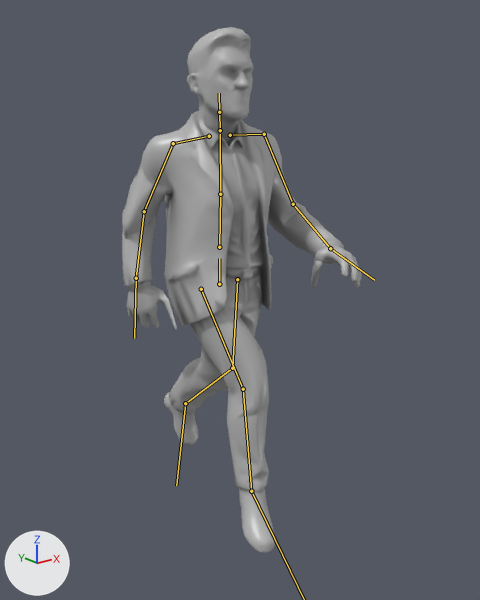
The glTF model app/story/models/vecino.glb: old version first, new version second.
Both versions are drawn from a 50 mm camera at (-1.478, -2.004, 1.597) aimed at (0.071, -0.068, 0.822). The lights are fixed; the arrows at lower left show +X, +Y and +Z. The first picture is the older version. Both versions are drawn at frame 20 of the action 'Walk'; the numbers are the values there. The bones that bend it are drawn over the model as lines.

Names of what the first picture shows: 'Vecino'.
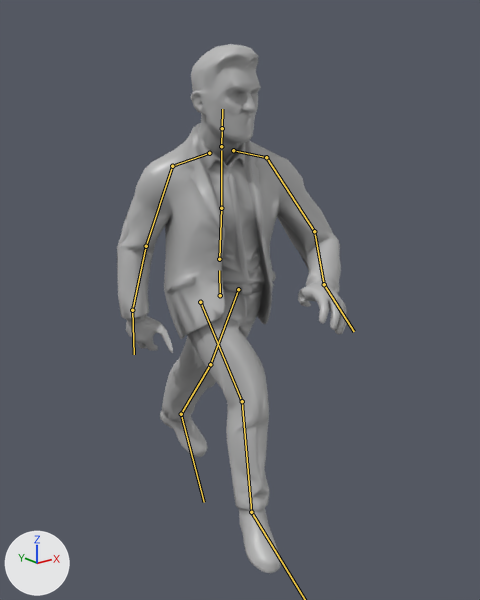
Where the change shows, as pixel boxes (x1, y1, x2, y2) in the pictures (480 x 600 px):
'Vecino', posed
    before: (122, 27, 361, 553)
    after: (117, 44, 347, 573)
bone 'hips', root to tip
    before: (219, 284) to (219, 258)
    after: (220, 295) to (219, 270)
bone 'spine', root to tip
    before: (219, 247) to (220, 194)
    after: (219, 259) to (221, 208)
bone 'chest', root to tip
    before: (220, 194) to (220, 134)
    after: (221, 208) to (221, 150)
bone 'neck', root to tip
    before: (220, 130) to (219, 112)
    after: (221, 146) to (222, 128)
bone 'head', root to tip
    before: (219, 112) to (219, 93)
    after: (222, 128) to (222, 109)
bone 'shoulder.L', root to tip
    before: (230, 135) to (264, 134)
    after: (233, 150) to (266, 157)
bone 'upper_arm.L', root to tip
    before: (264, 134) to (293, 204)
    after: (266, 157) to (314, 231)
bone 'forearm.L', root to tip
    before: (293, 204) to (330, 248)
    after: (314, 231) to (324, 284)
bone 'hand.L', root to tip
    before: (330, 248) to (374, 280)
    after: (324, 284) to (354, 331)
bone 'shoulder.R', root to tip
    before: (209, 136) to (173, 143)
    after: (209, 153) to (172, 166)
bone 'upper_arm.R', root to tip
    before: (173, 143) to (144, 211)
    after: (172, 166) to (146, 246)
bone 'forearm.R', root to tip
    before: (144, 211) to (136, 278)
    after: (146, 246) to (132, 310)
bone 'hand.R', root to tip
    before: (136, 278) to (134, 338)
    after: (132, 310) to (134, 354)
bone 'thigh.L', root to tip
    before: (237, 279) to (232, 368)
    after: (238, 289) to (210, 364)
bone 'shin.L', root to tip
    before: (232, 368) to (185, 403)
    after: (210, 364) to (181, 414)
bone 'foot.L', root to tip
    before: (185, 403) to (176, 485)
    after: (181, 414) to (204, 502)
bone 'thigh.R', root to tip
    before: (201, 289) to (243, 389)
    after: (200, 302) to (242, 401)
bone 'shin.R', root to tip
    before: (243, 389) to (251, 491)
    after: (242, 401) to (251, 512)

Edits to the bpy script that builds the scene:
```text
Change bone_hips:
    where bone_hips = bpy.data.objects['Skeleton'].pose.bones['hips']
    bone_hips.location: (0.009, -0.03, 0.029) -> (0.008, -0.076, 0.031)
    bone_hips.rotation_quaternion: (0.997, -0.007, 0.077, -0.01) -> (0.998, 0.014, 0.053, 0.013)  # degrees (-1, 9, -1) -> degrees (2, 6, 2)
Change bone_spine:
    where bone_spine = bpy.data.objects['Skeleton'].pose.bones['spine']  # child of 'hips'
    bone_spine.rotation_quaternion: (0.997, 0.033, -0.06, 0.018) -> (0.991, 0.054, -0.125, 0.011)  # degrees (4, -7, 2) -> degrees (6, -14, 0)
Change bone_chest:
    where bone_chest = bpy.data.objects['Skeleton'].pose.bones['chest']  # child of 'spine'
    bone_chest.rotation_quaternion: (0.999, -0.023, -0.041, -0.001) -> (0.997, 0.019, -0.068, 0.024)  # degrees (-3, -5, 0) -> degrees (2, -8, 3)
Change bone_neck:
    where bone_neck = bpy.data.objects['Skeleton'].pose.bones['neck']  # child of 'chest'
    bone_neck.rotation_quaternion: (0.999, -0.039, 0.0, -0.019) -> (0.999, -0.002, 0.046, -0.005)  # degrees (-4, 0, -2) -> degrees (0, 5, -1)
Change bone_head:
    where bone_head = bpy.data.objects['Skeleton'].pose.bones['head']  # child of 'neck'
    bone_head.rotation_quaternion: (1.0, 0.001, 0.002, -0.003) -> (0.993, -0.048, 0.104, -0.038)  # degrees (0, 0, 0) -> degrees (-6, 12, -5)
Change bone_shoulder_l:
    where bone_shoulder_l = bpy.data.objects['Skeleton'].pose.bones['shoulder.L']  # child of 'chest'
    bone_shoulder_l.rotation_quaternion: (0.993, 0.003, 0.069, -0.101) -> (0.99, -0.14, 0.028, 0.014)  # degrees (0, 8, -12) -> degrees (-16, 3, 1)
Change bone_upper_arm_l:
    where bone_upper_arm_l = bpy.data.objects['Skeleton'].pose.bones['upper_arm.L']  # child of 'shoulder.L'
    bone_upper_arm_l.rotation_quaternion: (0.998, 0.063, -0.001, -0.005) -> (0.919, -0.069, 0.282, -0.267)  # degrees (7, 0, -1) -> degrees (-18, 29, -37)
Change bone_forearm_l:
    where bone_forearm_l = bpy.data.objects['Skeleton'].pose.bones['forearm.L']  # child of 'upper_arm.L'
    bone_forearm_l.rotation_quaternion: (0.841, -0.499, 0.0, -0.209) -> (0.883, -0.432, 0.0, -0.182)  # degrees (-59, -12, -21) -> degrees (-51, -9, -19)
Change bone_hand_l:
    where bone_hand_l = bpy.data.objects['Skeleton'].pose.bones['hand.L']  # child of 'forearm.L'
    bone_hand_l.rotation_quaternion: (0.975, -0.112, 0.146, -0.122) -> (0.989, 0.049, 0.009, -0.142)  # degrees (-15, 15, -16) -> degrees (5, 2, -16)
Change bone_shoulder_r:
    where bone_shoulder_r = bpy.data.objects['Skeleton'].pose.bones['shoulder.R']  # child of 'chest'
    bone_shoulder_r.rotation_quaternion: (0.993, -0.072, 0.002, -0.094) -> (0.985, -0.151, -0.022, -0.084)  # degrees (-8, -1, -11) -> degrees (-17, -4, -9)
Change bone_upper_arm_r:
    where bone_upper_arm_r = bpy.data.objects['Skeleton'].pose.bones['upper_arm.R']  # child of 'shoulder.R'
    bone_upper_arm_r.rotation_quaternion: (0.947, 0.263, -0.048, -0.178) -> (0.969, 0.087, -0.226, 0.045)  # degrees (31, 0, -21) -> degrees (10, -26, 3)
Change bone_forearm_r:
    where bone_forearm_r = bpy.data.objects['Skeleton'].pose.bones['forearm.R']  # child of 'upper_arm.R'
    bone_forearm_r.rotation_quaternion: (0.963, -0.25, 0.0, 0.105) -> (0.997, -0.072, 0.0, 0.03)  # degrees (-29, 3, 12) -> degrees (-8, 0, 3)
Change bone_hand_r:
    where bone_hand_r = bpy.data.objects['Skeleton'].pose.bones['hand.R']  # child of 'forearm.R'
    bone_hand_r.rotation_quaternion: (0.962, -0.012, -0.261, -0.076) -> (0.975, 0.001, -0.05, -0.214)  # degrees (1, -30, -9) -> degrees (1, -6, -25)
Change bone_thigh_l:
    where bone_thigh_l = bpy.data.objects['Skeleton'].pose.bones['thigh.L']  # child of 'hips'
    bone_thigh_l.rotation_quaternion: (-0.992, -0.052, 0.068, -0.091) -> (-0.963, -0.181, 0.126, -0.153)  # degrees (5, -8, 10) -> degrees (19, -17, 15)
Change bone_shin_l:
    where bone_shin_l = bpy.data.objects['Skeleton'].pose.bones['shin.L']  # child of 'thigh.L'
    bone_shin_l.rotation_quaternion: (0.936, 0.32, 0.028, -0.143) -> (0.977, 0.064, 0.054, -0.196)  # degrees (37, 8, -15) -> degrees (6, 8, -22)
Change bone_foot_l:
    where bone_foot_l = bpy.data.objects['Skeleton'].pose.bones['foot.L']  # child of 'shin.L'
    bone_foot_l.rotation_quaternion: (0.951, 0.188, 0.002, 0.244) -> (0.975, 0.076, 0.037, 0.207)  # degrees (21, -5, 28) -> degrees (9, 2, 24)
Change bone_thigh_r:
    where bone_thigh_r = bpy.data.objects['Skeleton'].pose.bones['thigh.R']  # child of 'hips'
    bone_thigh_r.rotation_quaternion: (-0.948, 0.274, -0.129, 0.094) -> (-0.937, 0.336, -0.097, 0.012)  # degrees (-34, 11, -15) -> degrees (-40, 10, -5)
Change bone_shin_r:
    where bone_shin_r = bpy.data.objects['Skeleton'].pose.bones['shin.R']  # child of 'thigh.R'
    bone_shin_r.rotation_quaternion: (0.973, 0.201, 0.012, 0.11) -> (0.972, 0.209, 0.03, 0.101)  # degrees (23, -1, 13) -> degrees (24, 1, 12)
Change bone_foot_r:
    where bone_foot_r = bpy.data.objects['Skeleton'].pose.bones['foot.R']  # child of 'shin.R'
    bone_foot_r.rotation_quaternion: (0.964, 0.237, -0.016, -0.117) -> (0.971, 0.188, -0.017, -0.144)  # degrees (27, 1, -13) -> degrees (22, 1, -17)
```
